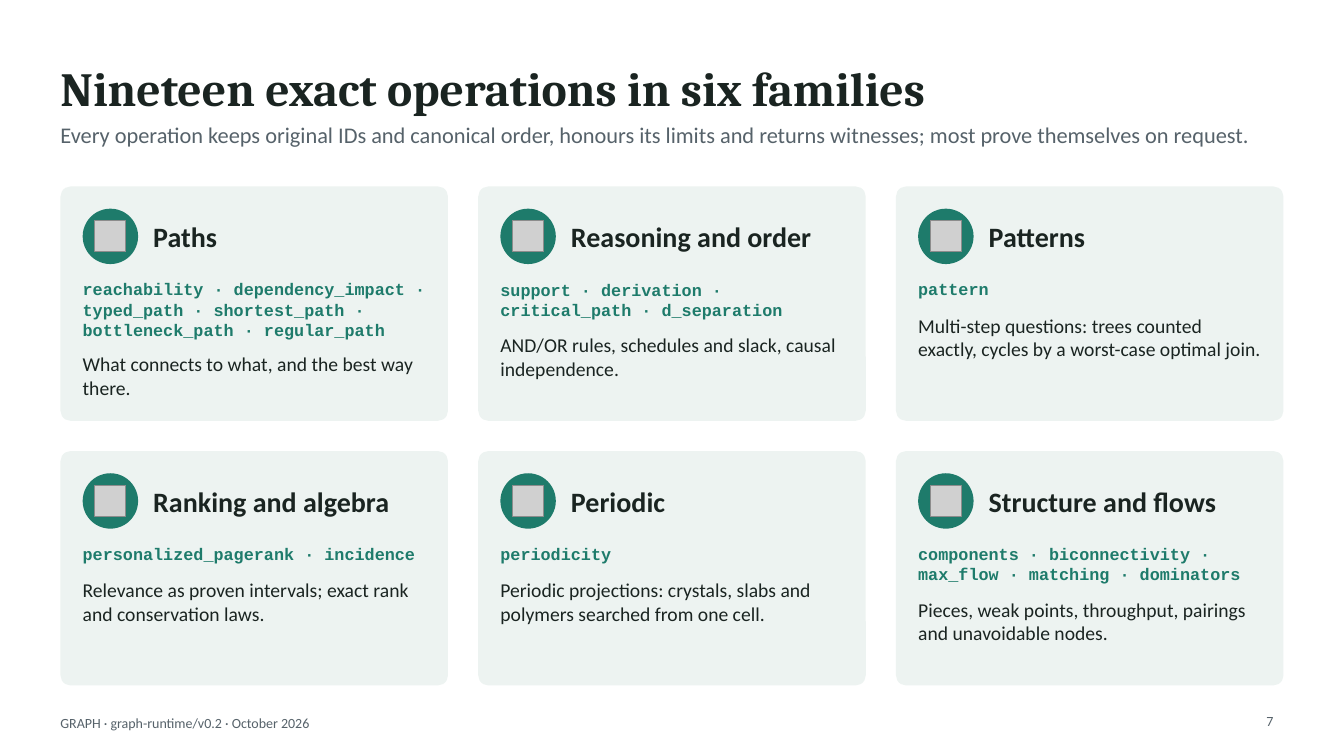
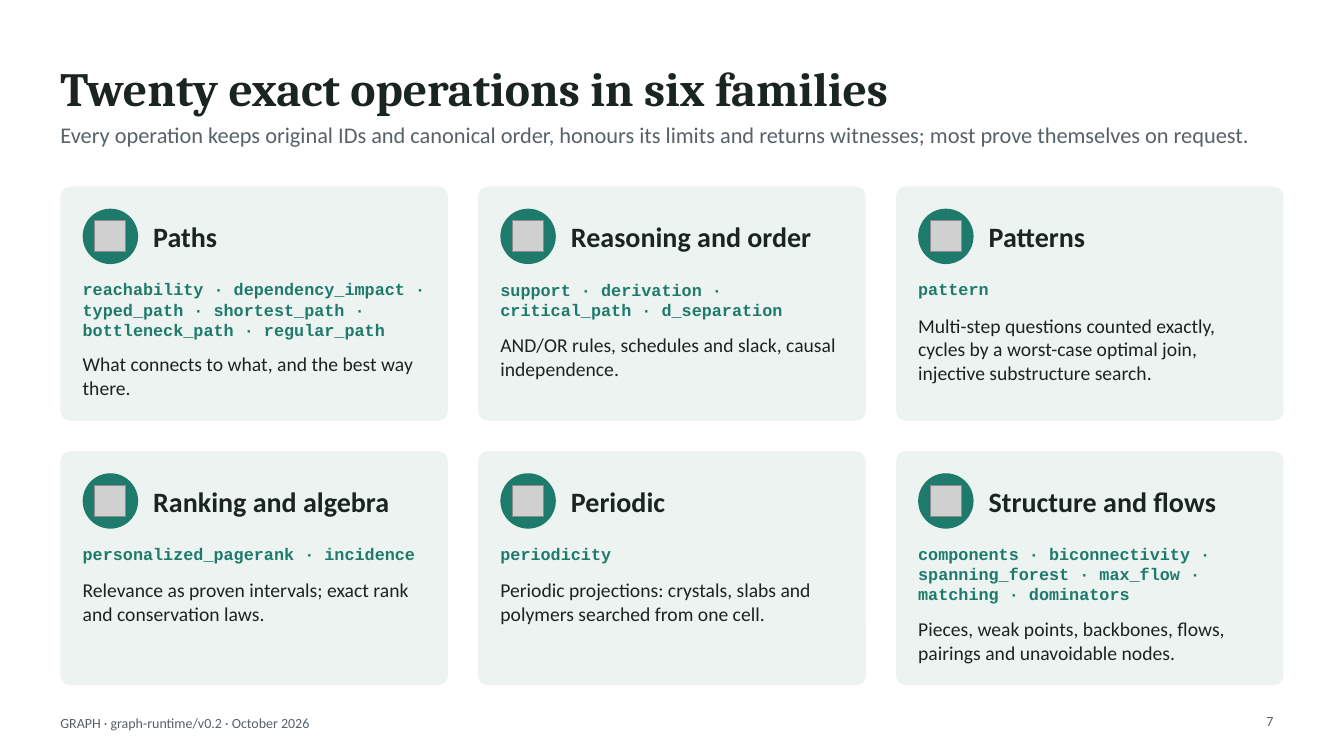
Before and after one commit to hlxin/graph, a slide deck: slide 7 of docs/GRAPH_slides.pptx. Drawn at 1344x756 pixels with LibreOffice and Linux fonts; fonts in the diff are those of the drawing; grey boxes stand for pictures. Boxes give left, top, right and bottom in pixels: in the first picture for what was removed or moved away, otherwise in the second. Text is boxed around its words. In the diff, an @@ line names an element or a change of style, - is before the commit and + after.

```diff
--- a/docs/GRAPH_slides.pptx
+++ b/docs/GRAPH_slides.pptx
@@ title at [60, 72, 888, 116]: text changed @@
-Nineteen exact operations in six families
+Twenty exact operations in six families
@@ text at [918, 319, 1215, 384]: text changed @@
-Multi-step questions: trees counted exactly, cycles by a worst-case optimal join.
+Multi-step questions counted exactly, cycles by a worst-case optimal join, injective substructure search.
@@ text at [918, 548, 1190, 604]: text changed @@
-components · biconnectivity · max_flow · matching · dominators
+components · biconnectivity · spanning_forest · max_flow · matching · dominators
@@ text at [918, 622, 1224, 664]: text changed @@
-Pieces, weak points, throughput, pairings and unavoidable nodes.
+Pieces, weak points, backbones, flows, pairings and unavoidable nodes.
```
Also in this commit, not shown: 9 other slides changed, 2 other files.
